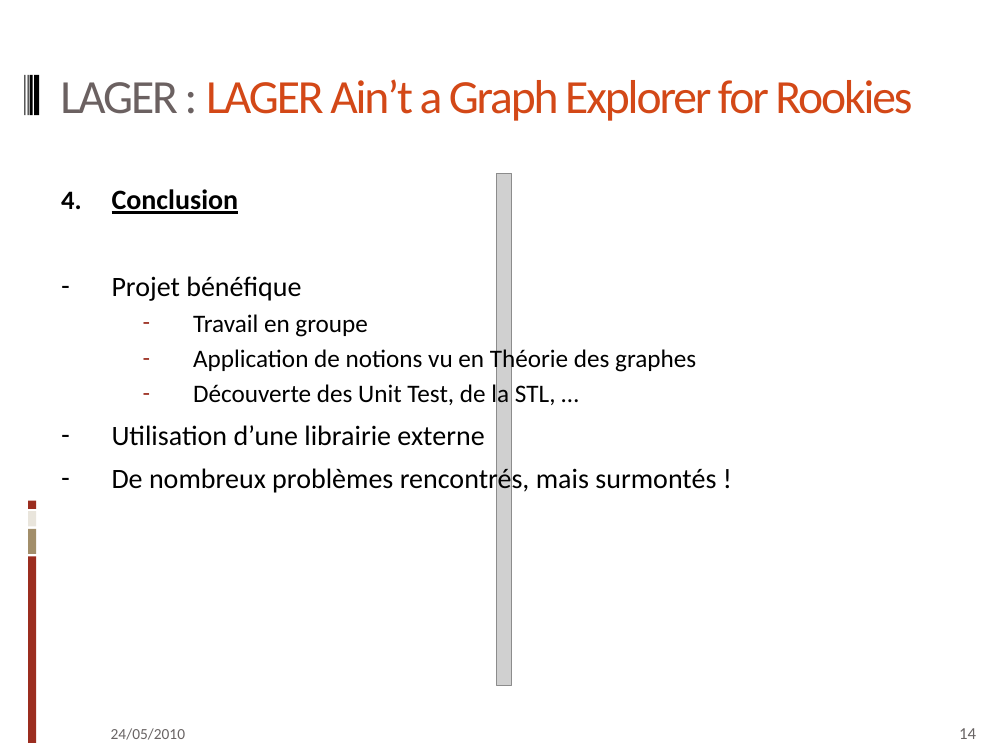
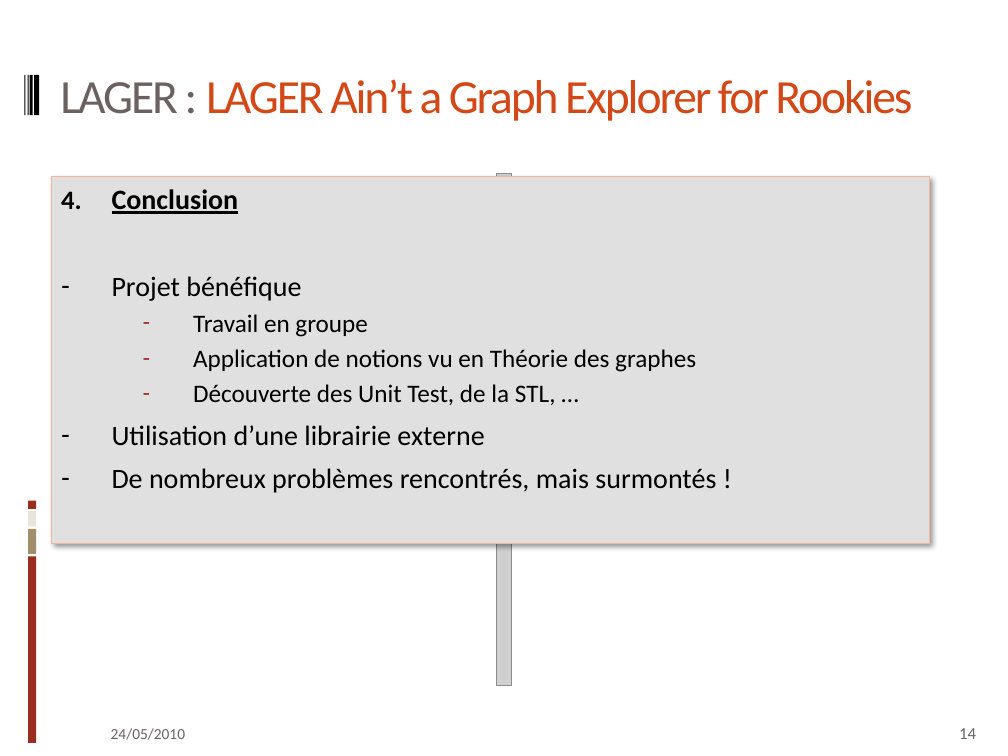
Before and after one commit to qkdreyer/ig3projetc, a slide deck: slide 14 of doc/pptx cpp.pptx. Drawn at 1008x756 pixels with LibreOffice and Linux fonts; fonts in the diff are those of the drawing; grey boxes stand for pictures. Boxes give left, top, right and bottom in pixels: in the first picture for what was removed or moved away, otherwise in the second. Text is boxed around its words. In the diff, an @@ line names an element or a change of style, - is before the commit and + after.

```diff
--- a/doc/pptx cpp.pptx
+++ b/doc/pptx cpp.pptx
@@ text "Conclusion" resized from (x1=112, y1=189, x2=716, y2=495) to (x1=51, y1=176, x2=929, y2=543) @@
@@ text "Conclusion" at (x1=51, y1=176, x2=929, y2=543): fill none to #E1E0E0; outline none to #F4B39B 0.75 pt; shadow on @@
```
Also in this commit, not shown: 12 other slides changed, 1 other file.
